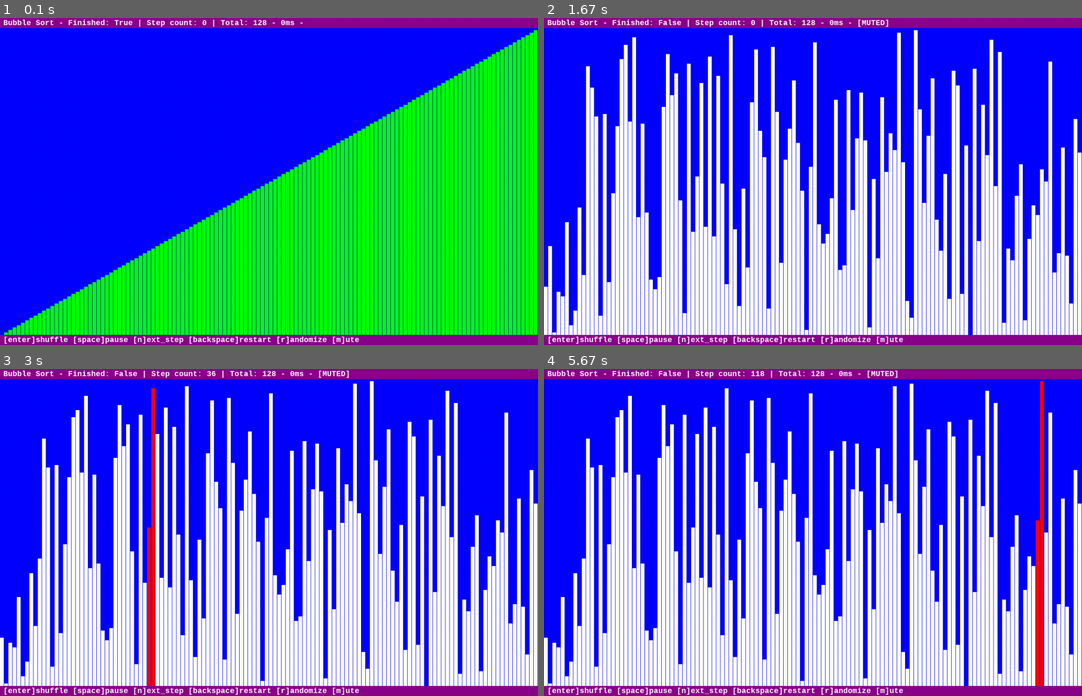
Above: before the commit, frames 1-4 (two rows, left to right).
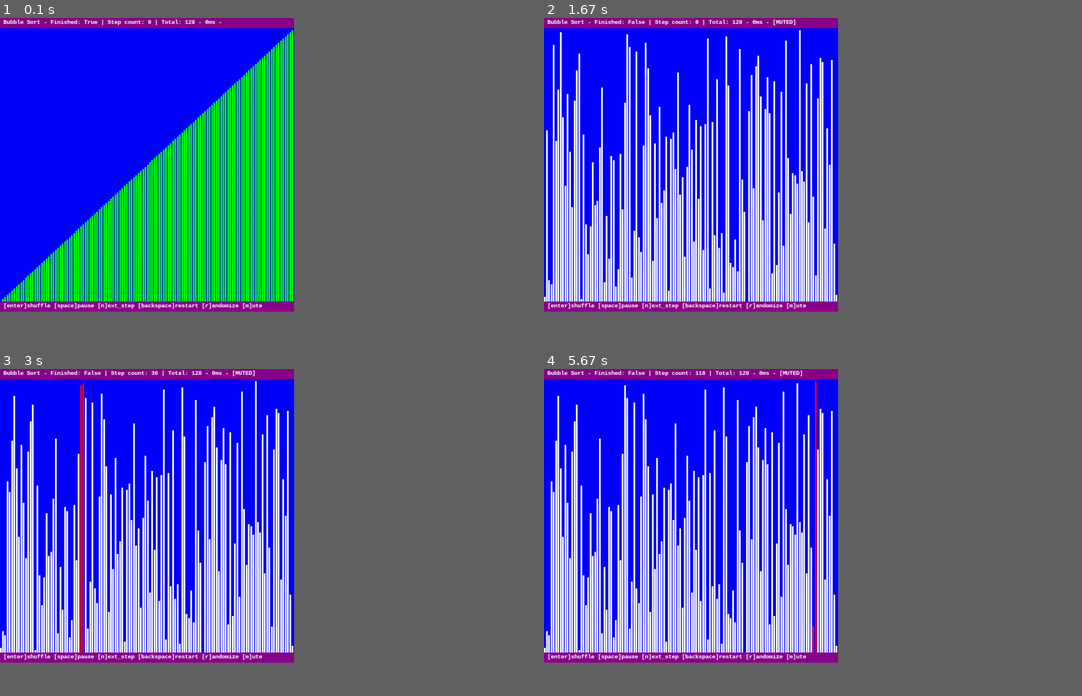
Above: after the commit, the same moments.

Repository: thiagolopes/sorting-algorithms-pygame
Game: pygame game, started from sort.py
Same seed, same stepped clock (60 frames per second), same inputs: the game is played once before the commit and once after it.
Inputs:
- Up to frame 1 (0.1 s): no input
- Up to frame 2 (1.67 s): tap Space at 0.33 s; tap M at 0.67 s; tap Enter at 1.5 s
- Up to frame 3 (3 s): tap Space at 1.83, 2.23, 2.53, 2.73 s
- Up to frame 4 (5.67 s): tap Space at 3.07, 3.37, 3.57, 3.87, 4.13, 4.47, 4.77, 4.9, 5.3, 5.6 s
In our replay, the window is 900x548 before the commit and 492x492 after it. These sizes can differ from the game's own. Grey fills any space a smaller window leaves; there, only what the larger window draws over its background counts as a difference.

The runs differ from the first frame. In frame 1, 42% of the frame differs, in the area x 0-100%, y 0-100%; in frame 2, 56%; in frame 3, 56%; in frame 4, 55%.

Commit message:
window and random: use better seed and made window smaller

Diff:
--- a/sort.py
+++ b/sort.py
@@ -1,28 +1,31 @@
 import array
 import math
-import random
 import sys
 from contextlib import nullcontext
+from random import SystemRandom
 
 import pygame
 
-HEIGHT = 780
-WIDTH = 1280
+HEIGHT = 700
+WIDTH = 700
 TAU = math.pi * 2
 TOTAL = 128
 BAR_SIZE = 24
 
+random = SystemRandom()
+
 
 class Bar:
     border_size = 2
+    font_size = 14
 
     def __init__(self, size, screen, pos=(0, 0)):
         self.size = size
         self.margin = 8
         self.screen = screen
         self.pos = pygame.Rect(pos[0], pos[1], screen.get_width(), size)
-        self.text = pygame.font.SysFont("Monospace", 18, False)
-        self.textb = pygame.font.SysFont("Monospace", 18, True)
+        self.text = pygame.font.SysFont("Monospace", self.font_size, False)
+        self.textb = pygame.font.SysFont("Monospace", self.font_size, True)
         self.border = pygame.Rect(
             self.pos.x + self.border_size,
             self.pos.y + self.border_size,
@@ -73,7 +76,7 @@
         # green finished
 
     def draw_column(self, index, height, element, color):
-        top = self.size.x // height
+        top = self.size.x / height
         left = self.size.y / height
 
         width = max(top - 1, 1)
@@ -317,12 +320,6 @@
         self.algorithm = algorithm
         self.timer.reset()
 
-    def toggle_play(self):
-        self.play = not self.play
-
-    def toggle_mute(self):
-        self.mute = not self.mute
-
     def end_frame(self):
         pygame.display.update()
 
@@ -372,13 +369,13 @@
             case event.SHUFFLE:
                 engine.reset(shuffle=True)
             case event.PAUSE:
-                engine.toggle_play()
+                engine.play = not engine.play
             case event.RESTART:
                 engine.reset()
             case event.RANDOMIZE:
                 engine.reset(randomize=True)
             case event.MUTE:
-                engine.toggle_mute()
+                engine.mute = not engine.mute
             case event.NEXT_STEP:
                 run_step = True
 
@@ -387,6 +384,7 @@
         t, algorithm = engine.run(force=run_step)
         if not engine.mute and t:
             beeper[algorithm.dirty_index[-1]].play()
+
         grid.draw(algorithm.elements, algorithm.dirty_index, engine.finished)
         bar.draw(str(algorithm), repr(algorithm), f"{engine.timer.total}ms", ("[MUTED]" if engine.mute else ""))
     engine.end_frame()
